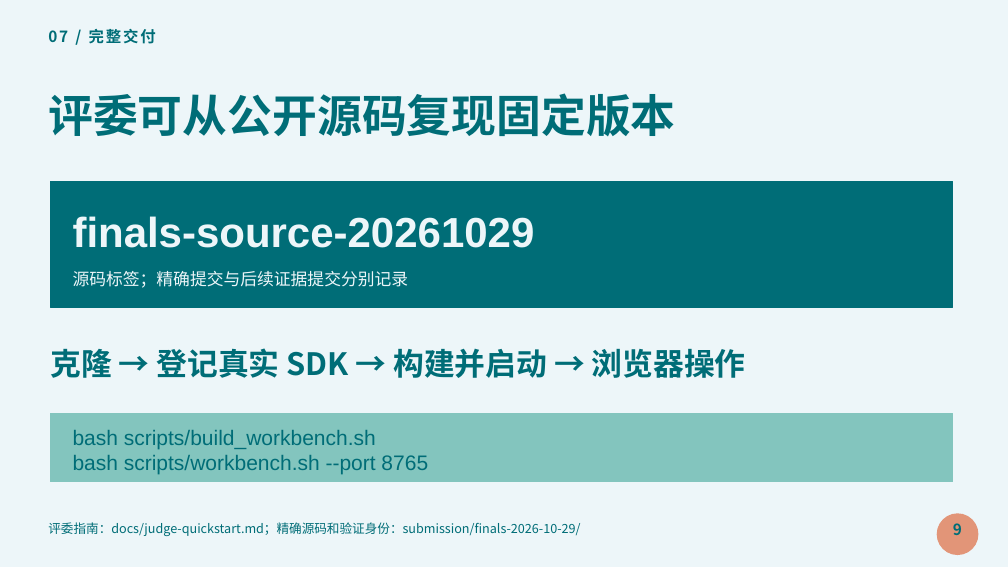
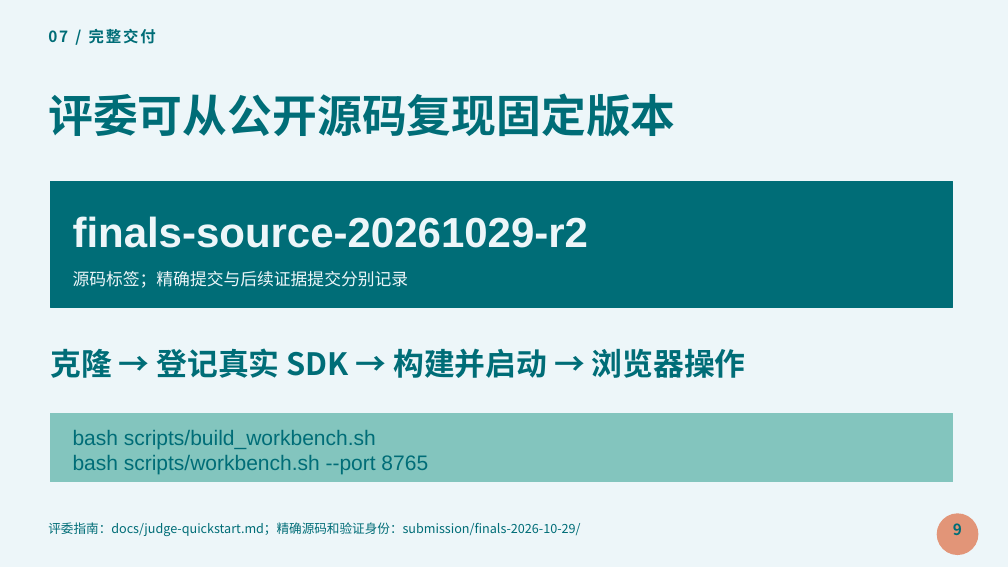
Before and after one commit to 2892480843/cj-docguard, a slide deck: slide 9 of submission/finals-2026-10-29/CJ-DocGuard-决赛答辩-20261029.pptx. Drawn at 1008x567 pixels with LibreOffice and Linux fonts; fonts in the diff are those of the drawing. Boxes give left, top, right and bottom in pixels: in the first picture for what was removed or moved away, otherwise in the second. Text is boxed around its words. In the diff, an @@ line names an element or a change of style, - is before the commit and + after.

```diff
--- a/submission/finals-2026-10-29/CJ-DocGuard-决赛答辩-20261029.pptx
+++ b/submission/finals-2026-10-29/CJ-DocGuard-决赛答辩-20261029.pptx
@@ text at bbox=[73, 216, 589, 248]: text changed @@
-finals-source-20261029
+finals-source-20261029-r2
```
Also in this commit, not shown: 1 other slide changed, 32 other files.
